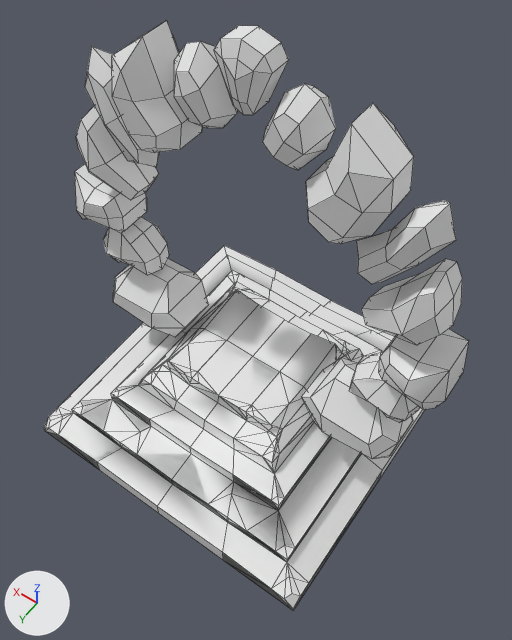
One commit to the FBX model Assets/Art/Models/DecorativeAssets/Portal/SM_PRP_Portal.fbx: the scene before it, then after it.
The view is the same before and after, from a 50 mm lens placed at (-3.9, 5.37, 10.8), pointed at (-0.37, 0.43, 3.04). Arrows for +X, +Y and +Z are at lower left; the lights stay in place. The picture after the commit comes second. Mesh edges are drawn as thin lines. Where no turn or scale is listed for an object, it has been applied to the vertices. Vertices at exactly the same position are counted once.

In view in the first picture: 'm_Portal'.
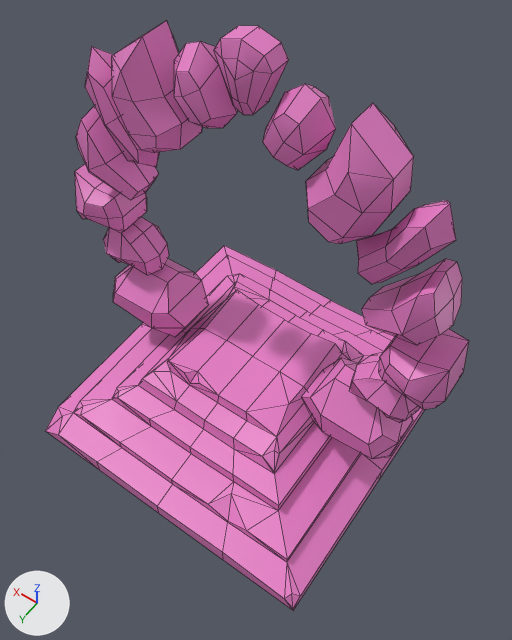
Patch to the scene script:
```diff
--- a/Assets/Art/Models/DecorativeAssets/Portal/SM_PRP_Portal.fbx.py
+++ b/Assets/Art/Models/DecorativeAssets/Portal/SM_PRP_Portal.fbx.py
@@ mat_mt_portalstone @@
+mat_mt_portalstone = principled_material('mt_PortalStone')
+mat_mt_portalstone.base_color = (0.8, 0.207, 0.57)  # pink #e77ec7
@@ me_cube_001 @@
 # used by ob_m_portal; location = (0.0, 0.0, 0.0)
-me_cube_001.from_pydata(...)  # 650 vertices, 780 faces; spans x -3.11..3.11, y -2.56..2.56, z -0.02..6.99
+me_cube_001.from_pydata(...)  # 591 vertices, 646 faces; spans x -3.11..3.11, y -2.56..2.56, z -0.02..6.99
+# me_cube_001 part 1
+# 59 vertices are removed from x -2.56..2.56, y -1.67..2.56, z -0.02..1.47
+# 146 faces are deleted
+# 12 new faces join them
+# me_cube_001 part 2: 634 faces spanning x -3.11..3.11, y -2.56..2.56, z -0.02..6.99 switch from no material to mat_mt_portalstone (pink #e77ec7)
```

Location of each change, [x1, y1, x2, y2] in pixels of the pictures (512 x 640 px):
'm_Portal', reshaped
    before: [44, 21, 469, 610]
    after: [46, 21, 469, 610]
part 1 of me_cube_001, cut back
    before: [44, 270, 382, 610]
    after: [46, 388, 300, 609]
part 2 of me_cube_001, recoloured (white to pink)
    both: [49, 21, 469, 610]
